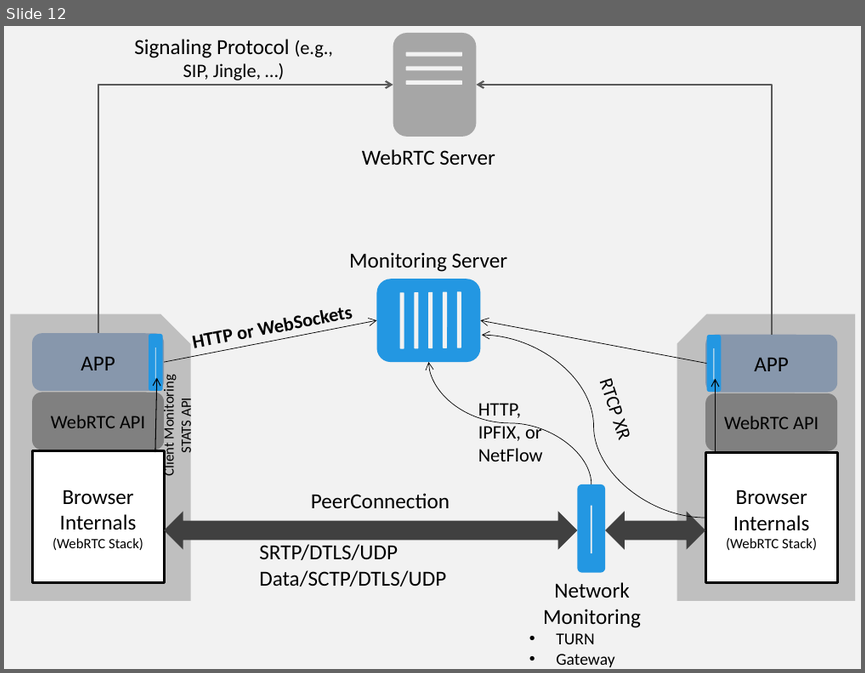
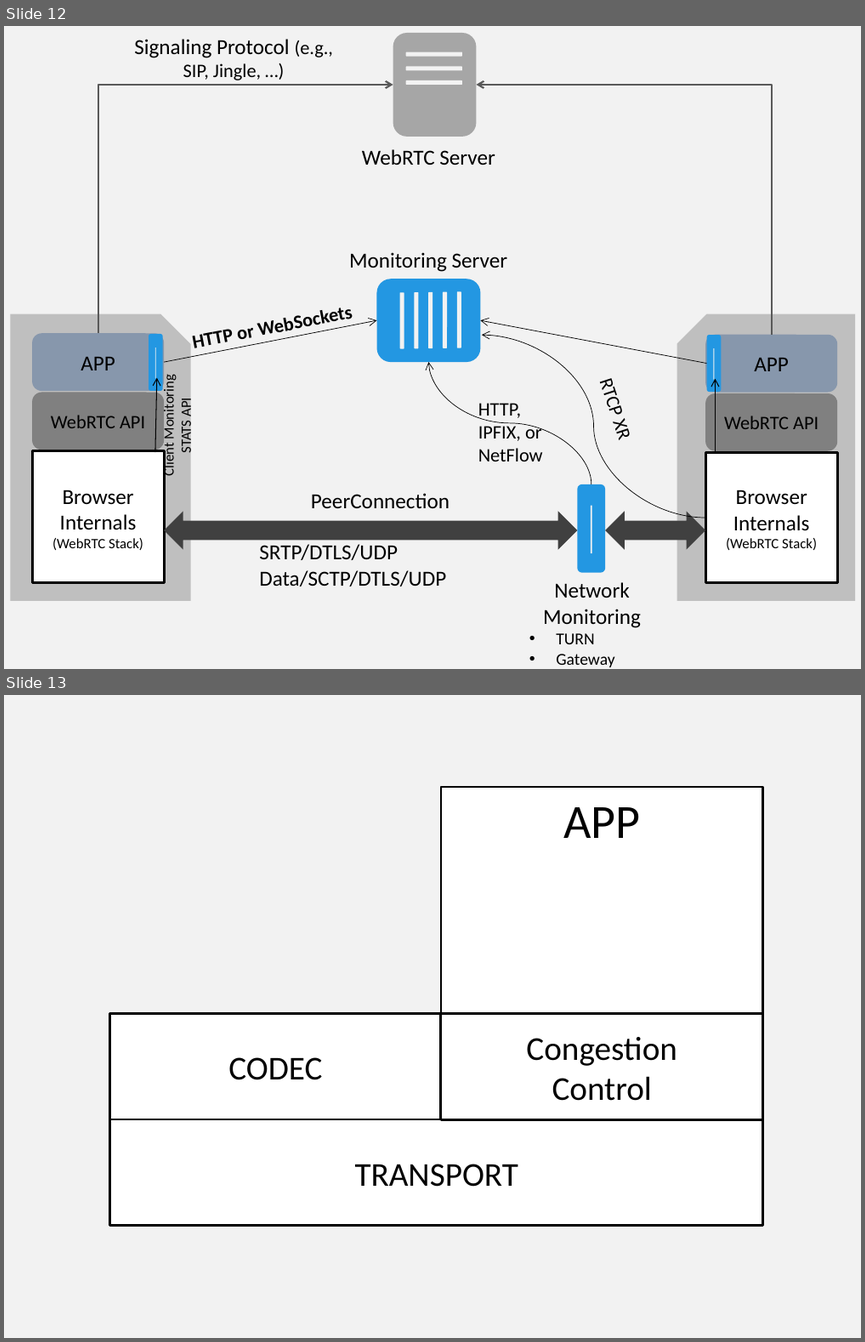
Before and after one commit to vr000m/PhD-thesis, a slide deck: graphs/source/chap5-src.pptx. Shown one above the other, each under a label of ours: slide 12 before the commit, slides 12 and 13 after it. The pictures are 865x673 and 865x1342 pixels, drawn with LibreOffice and Linux fonts; fonts in the diff are those of the drawing. Boxes give left, top, right and bottom in pixels: in the first picture for what was removed or moved away, otherwise in the second. Text is boxed around its words. In the diff, an @@ line names an element or a change of style, - is before the commit and + after.

Commit message:
minor changes

```diff
--- a/graphs/source/chap5-src.pptx
+++ b/graphs/source/chap5-src.pptx
@@ slide 13 added at box(4, 695, 861, 1338), background #F2F2F2 @@
@@ rectangle added at box(441, 787, 763, 1119), fill #FFFFFF, outline #000000 2 pt, 40 pt, text #000000 @@
+APP
@@ rectangle added at box(110, 1014, 441, 1120), fill #FFFFFF, outline #000000 2 pt, 28 pt, text #000000 @@
+CODEC
@@ rectangle added at box(441, 1014, 763, 1120), fill #FFFFFF, outline #000000 2 pt, 28 pt, text #000000 @@
+Congestion
+Control
@@ rectangle added at box(110, 1119, 763, 1225), fill #FFFFFF, outline #000000 2 pt, 28 pt, text #000000 @@
+TRANSPORT
```
